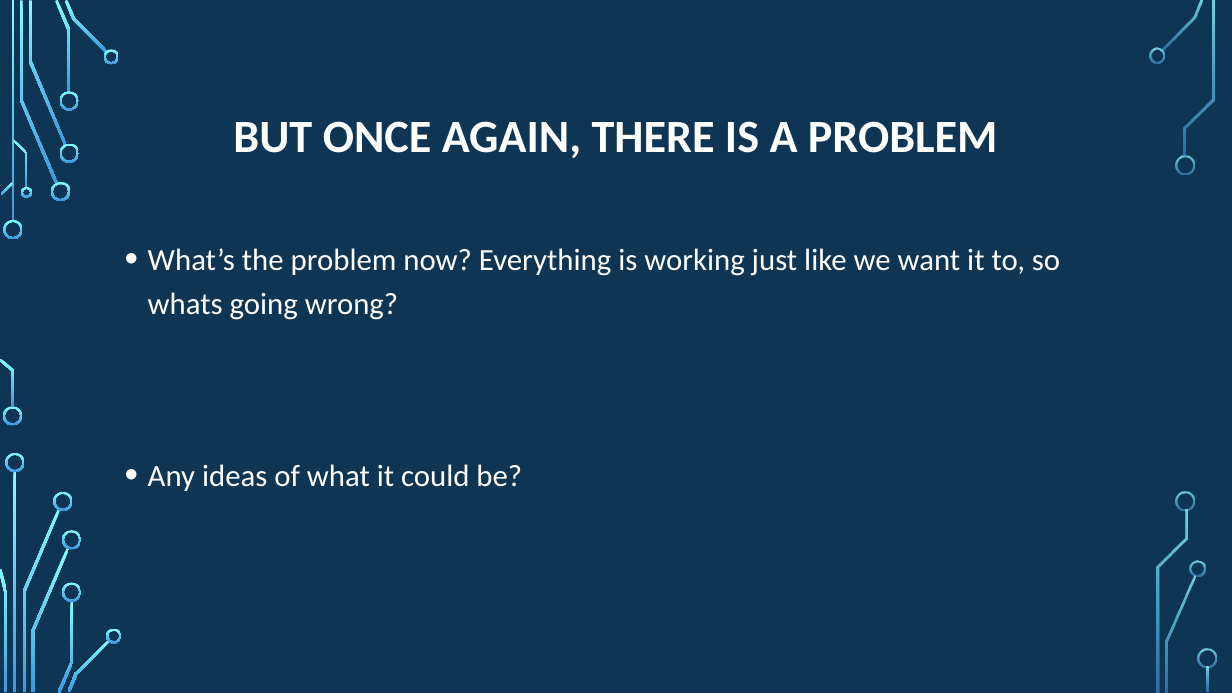
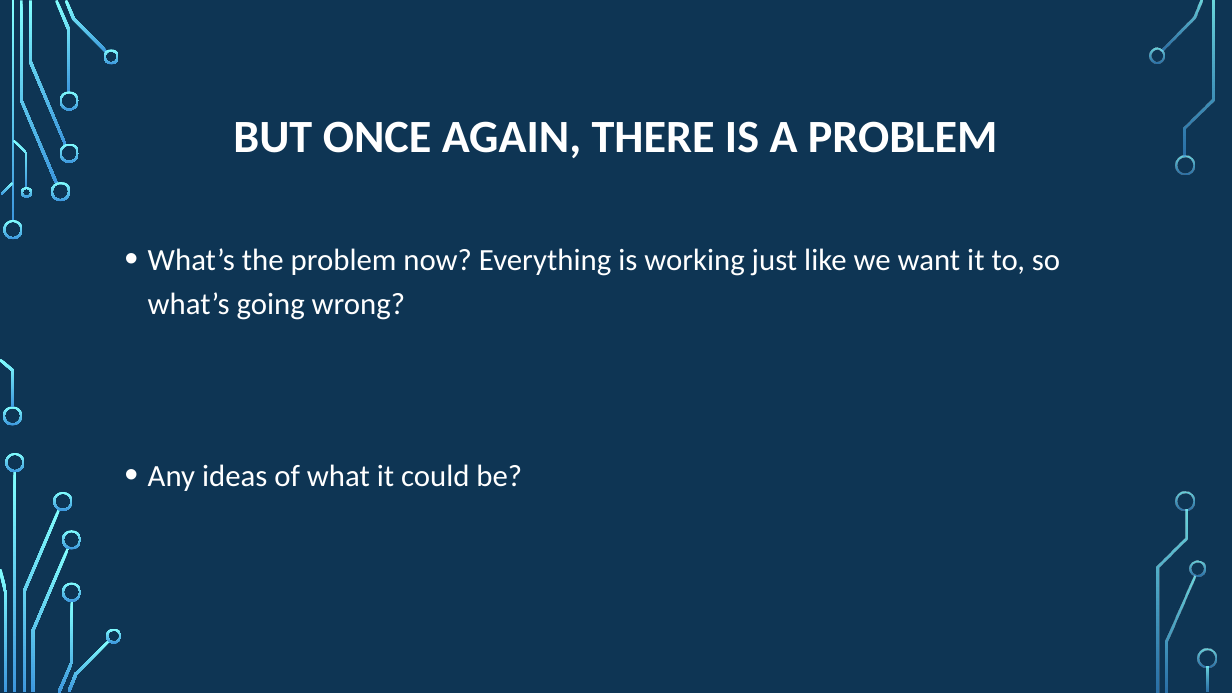
Before and after one commit to psypdt/Advanced_Summer_Course, a slide deck: slide 32 of Day4/Day_4.pptx. Drawn at 1232x693 pixels with LibreOffice and Linux fonts; fonts in the diff are those of the drawing; background and template pictures are left out. Boxes give left, top, right and bottom in pixels: in the first picture for what was removed or moved away, otherwise in the second. Text is boxed around its words. In the diff, an @@ line names an element or a change of style, - is before the commit and + after.

```diff
--- a/Day4/Day_4.pptx
+++ b/Day4/Day_4.pptx
@@ text at [148, 248, 1060, 320]: text changed @@
-• What’s the problem now? Everything is working just like we want it to, so whats going wrong?
+• What’s the problem now? Everything is working just like we want it to, so what’s going wrong?
```
Also in this commit, not shown: 11 other slides changed, 2 slides added, 1 slide removed, 1 other file.
